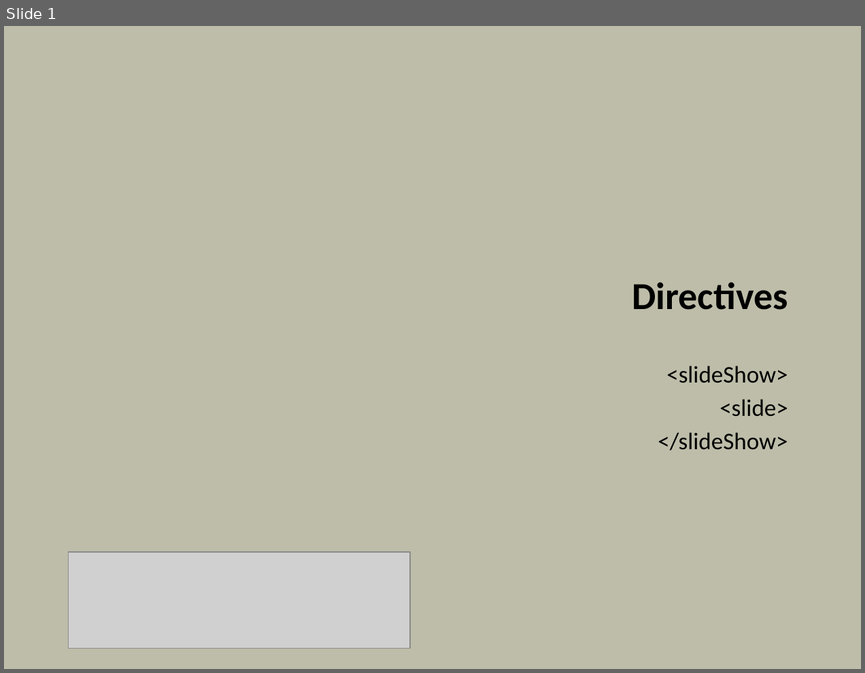
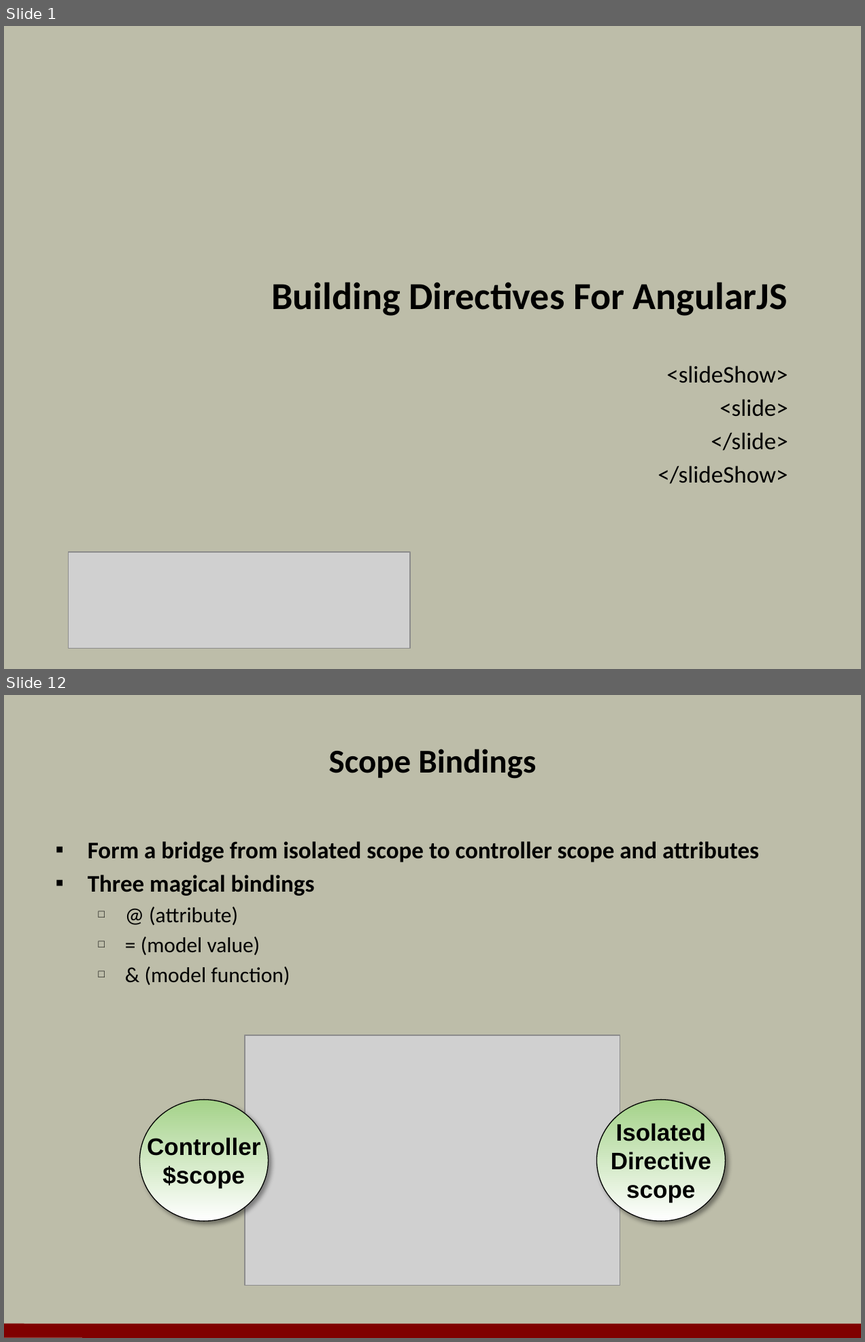
Before and after one commit to OdeToCode/classes, a slide deck: angularjs/slides/05_Directives.pptx. Shown one above the other, each under a label of ours: slide 1 before the commit, slides 1 and 12 after it; the slides between them are not shown. The pictures are 865x673 and 865x1342 pixels, drawn with LibreOffice and Linux fonts; fonts in the diff are those of the drawing; grey boxes stand for pictures; background and template pictures are left out. Boxes give left, top, right and bottom in pixels: in the first picture for what was removed or moved away, otherwise in the second. Text is boxed around its words. In the diff, an @@ line names an element or a change of style, - is before the commit and + after.

```diff
--- a/angularjs/slides/05_Directives.pptx
+++ b/angularjs/slides/05_Directives.pptx
@@ slide 12 added at (4,695,861,1338), background #BDBDA9 @@
@@ title added at (329,749,536,779), 28 pt, text #000000, bold @@
+Scope Bindings
@@ text added at (88,841,759,985), 20 pt, text #000000, bold @@
+▪ Form a bridge from isolated scope to controller scope and attributes
+▪ Three magical bindings
+  □ @ (attribute)
+  □ = (model value)
+  □ & (model function)
@@ picture added at (245,1035,620,1285) @@
@@ ellipse added at (139,1100,268,1221), fill gradient #A4D289 to #FFFFFF, outline #000000 0.75 pt, 20 pt, text #000000, bold @@
+Controller
+$scope
@@ ellipse added at (597,1100,725,1221), fill gradient #A4D289 to #FFFFFF, outline #000000 0.75 pt, 20 pt, text #000000, bold @@
+Isolated
+Directive
+scope
@@ line added from (4, 1330) to (861, 1331), #800000 12 pt @@
@@ slide 1 changed as well @@
@@ title at (271,282,787,316): text changed @@
-Directives
+Building Directives For AngularJS
@@ subtitle at (711,432,787,450): paragraph added @@
+</slide>
```
Also in this commit, not shown: 1 other slide changed, 20 other slides added, 12 slides removed, 9 other files.
